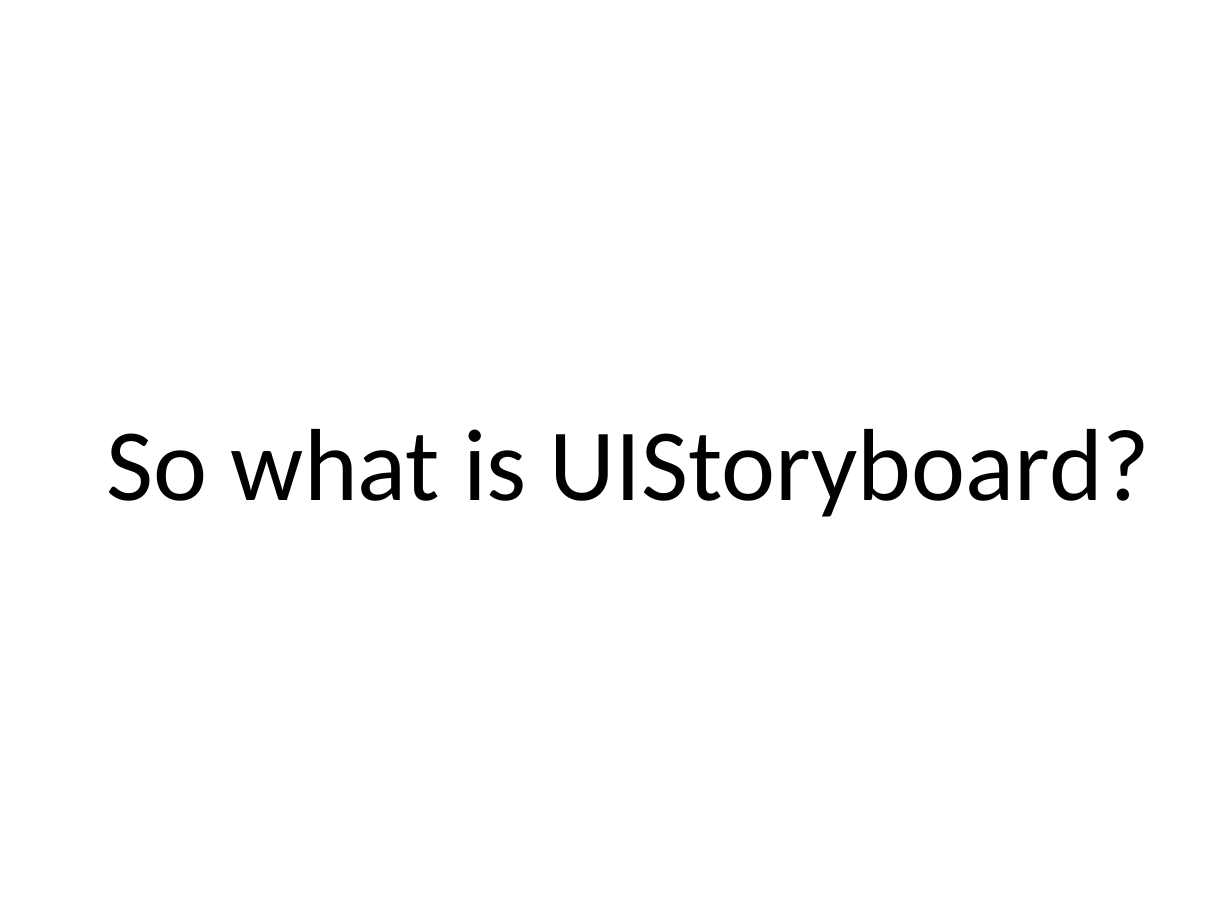
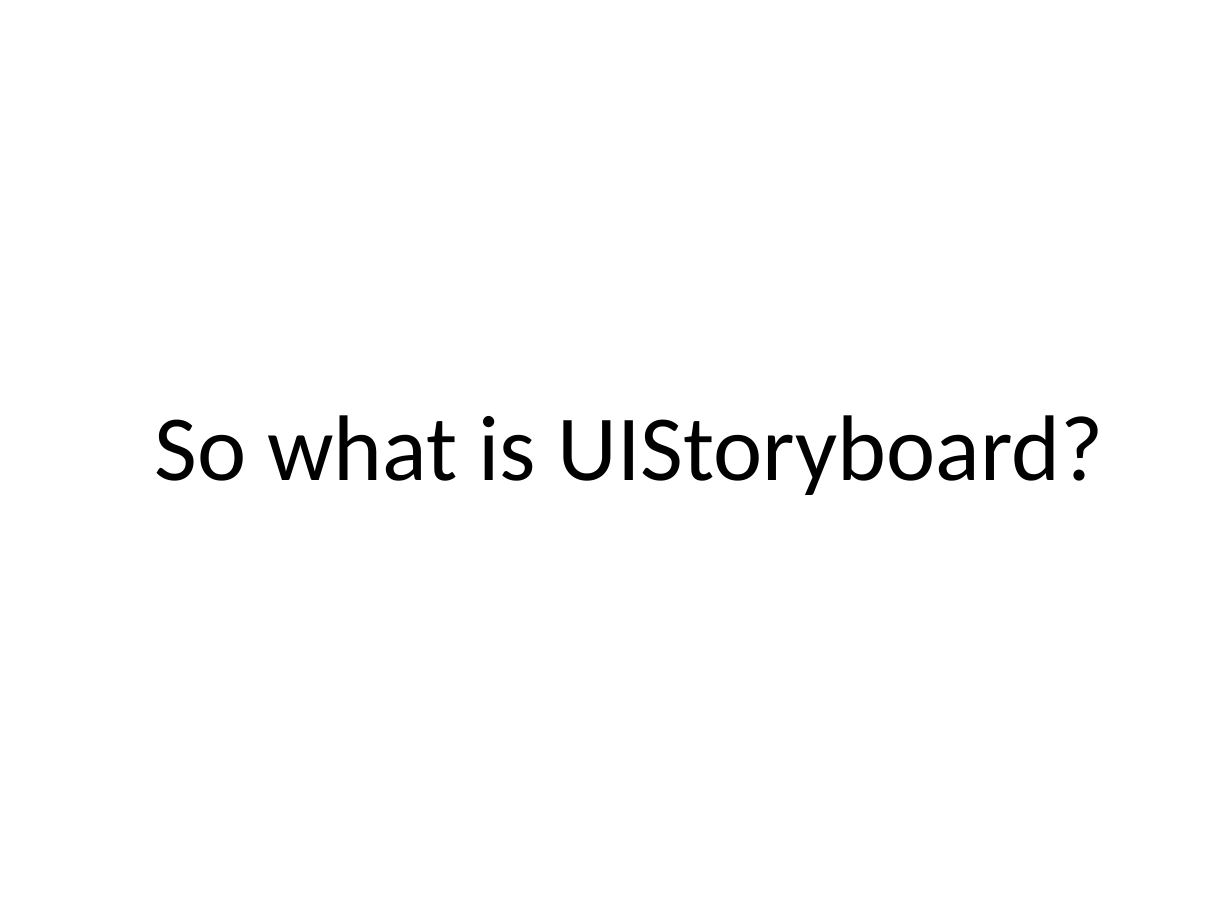
Before and after one commit to NiteshMeshram/SRStoryboardDemo, a slide deck: slide 15 of PPT/SotryBoardByNiteshVersion1.0.odp. Drawn at 1232x924 pixels with LibreOffice and Linux fonts; fonts in the diff are those of the drawing; background and template pictures are left out. Boxes give left, top, right and bottom in pixels: in the first picture for what was removed or moved away, otherwise in the second. Text is boxed around its words. In the diff, an @@ line names an element or a change of style, - is before the commit and + after.

```diff
--- a/PPT/SotryBoardByNiteshVersion1.0.odp
+++ b/PPT/SotryBoardByNiteshVersion1.0.odp
@@ text "So what is UIStoryboard?" at (x1=154, y1=415, x2=1103, y2=495): size 66 to 60 pt @@
```
Also in this commit, not shown: 13 other slides changed, 1 slide added, 3 other files.
